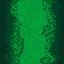
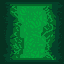
Layer changes from the first 64px x 64px image to the second:
added layer "Layer 5(pasted)" above "Layer 4" over bbox(5, 0, 58, 64)
added layer "Layer 4" above "Layer 3(pasted)" over bbox(5, 0, 58, 64)
